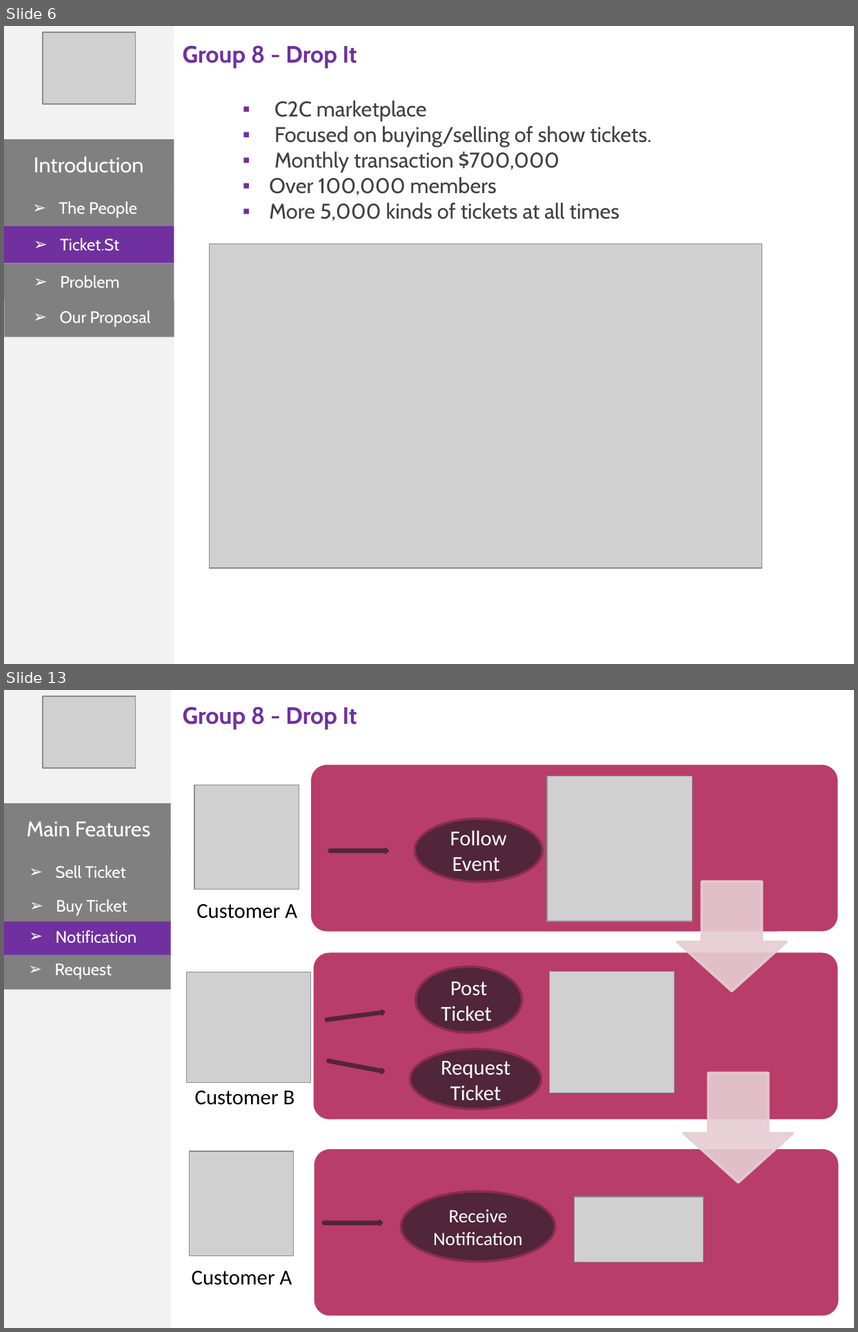
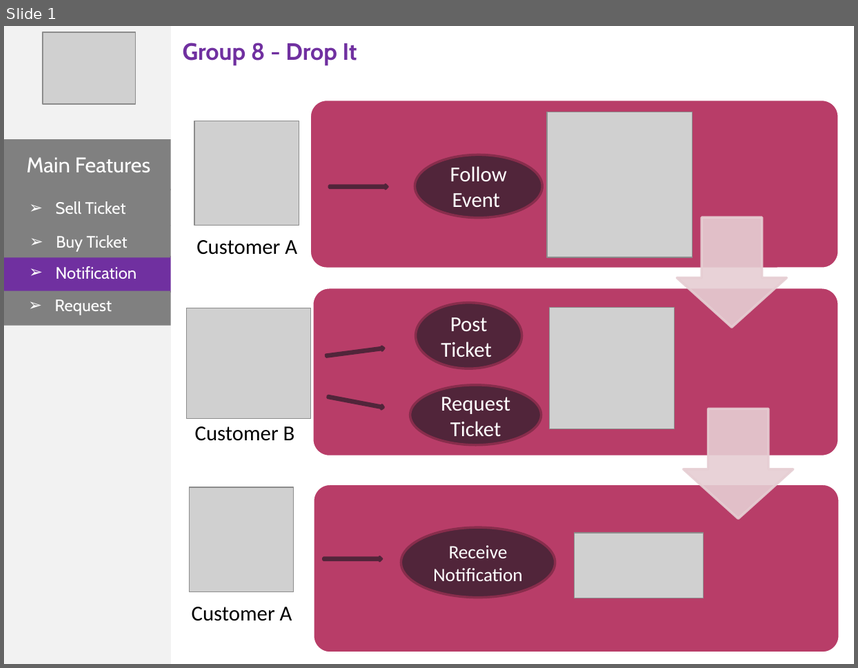
Before and after one commit to phonglk/fptu_capstone, a slide deck: Document/Present_Phong.pptx. Shown one above the other, each under a label of ours: slides 6 and 13 before the commit, slide 1 after it; the slides between them are not shown. The pictures are 858x1332 and 858x668 pixels, drawn with LibreOffice and Linux fonts; fonts in the diff are those of the drawing; grey boxes stand for pictures. Boxes give left, top, right and bottom in pixels: in the first picture for what was removed or moved away, otherwise in the second. Text is boxed around its words. In the diff, an @@ line names an element or a change of style, - is before the commit and + after.

```diff
--- a/Document/Present_Phong.pptx
+++ b/Document/Present_Phong.pptx
@@ slide 6 removed at (x1=4, y1=26, x2=854, y2=664), background #FFFFFF @@
@@ rectangle removed at (x1=4, y1=26, x2=174, y2=664) @@
@@ picture removed at (x1=42, y1=32, x2=135, y2=104) @@
@@ text removed at (x1=183, y1=45, x2=357, y2=68) @@
-Group 8 - Drop It
@@ text removed at (x1=269, y1=101, x2=651, y2=221) @@
-  ▪ C2C marketplace
-  ▪ Focused on buying/selling of show tickets.
-  ▪ Monthly transaction $700,000
-  ▪ Over 100,000 members
-  ▪ More 5,000 kinds of tickets at all times
@@ rectangle removed at (x1=4, y1=139, x2=174, y2=190) @@
@@ text removed at (x1=34, y1=156, x2=144, y2=172) @@
-Introduction
@@ rectangle removed at (x1=4, y1=190, x2=174, y2=226) @@
@@ text removed at (x1=59, y1=201, x2=137, y2=218) @@
-➢ The People
@@ rectangle removed at (x1=4, y1=226, x2=174, y2=262) @@
@@ rectangle removed at (x1=4, y1=241, x2=174, y2=292) @@
@@ text removed at (x1=60, y1=238, x2=119, y2=251) @@
-➢ Ticket.St
@@ picture removed at (x1=210, y1=243, x2=762, y2=568) @@
@@ rectangle removed at (x1=4, y1=263, x2=174, y2=300) @@
@@ text removed at (x1=60, y1=275, x2=119, y2=288) @@
-➢ Problem
@@ rectangle removed at (x1=4, y1=300, x2=174, y2=336) @@
@@ text removed at (x1=60, y1=310, x2=151, y2=327) @@
-➢ Our Proposal
@@ what was slide 13 is now slide 1 @@
```
Also in this commit, not shown: 2 slides added, 19 other slides removed, 1 other file.
